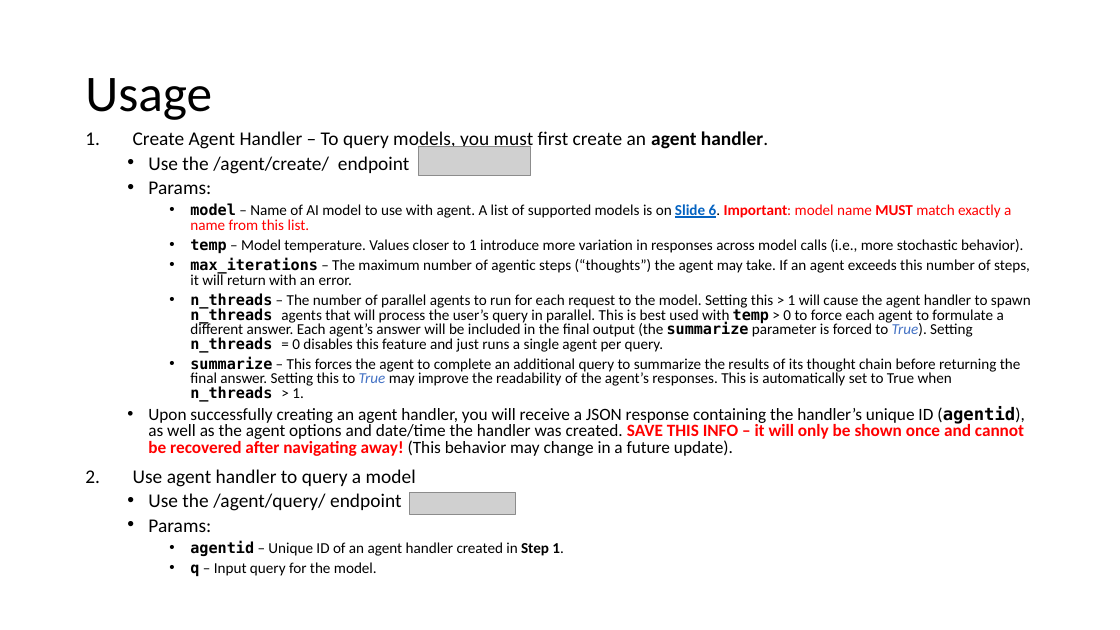
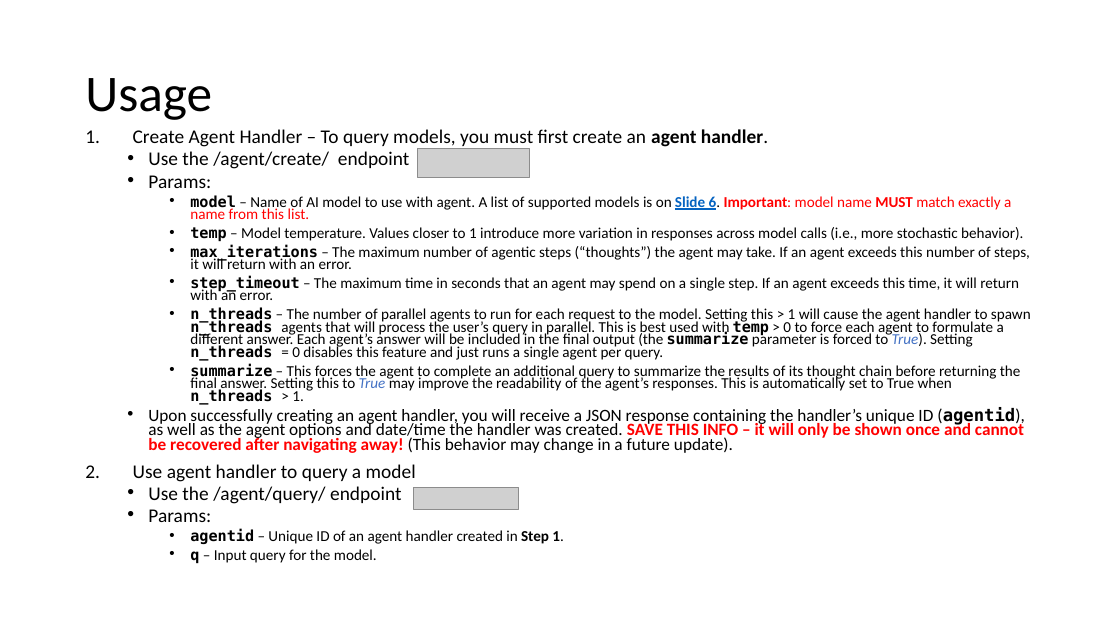
Before and after one commit to NIEHS/ToxPipe, a slide deck: slide 5 of ToxPipe API Guide.pptx. Drawn at 1120x630 pixels with LibreOffice and Linux fonts; fonts in the diff are those of the drawing; grey boxes stand for pictures. Boxes give left, top, right and bottom in pixels: in the first picture for what was removed or moved away, otherwise in the second. Text is boxed around its words. In the diff, an @@ line names an element or a change of style, - is before the commit and + after.

Commit message:
Adds step timeout to agent

```diff
--- a/ToxPipe API Guide.pptx
+++ b/ToxPipe API Guide.pptx
@@ text at bbox=[133, 129, 1031, 563]: line spacing 0.8 to 0.7 @@
@@ text at bbox=[190, 275, 1019, 300]: paragraph added @@
+    • step_timeout – The maximum time in seconds that an agent may spend on a single step. If an agent exceeds this time, it will return with an error.
@@ picture: place and size @@
-picture at bbox=[410, 493, 516, 515]
+picture at bbox=[413, 488, 519, 510]
```
Also in this commit, not shown: 3 other slides changed, 3 other files.
